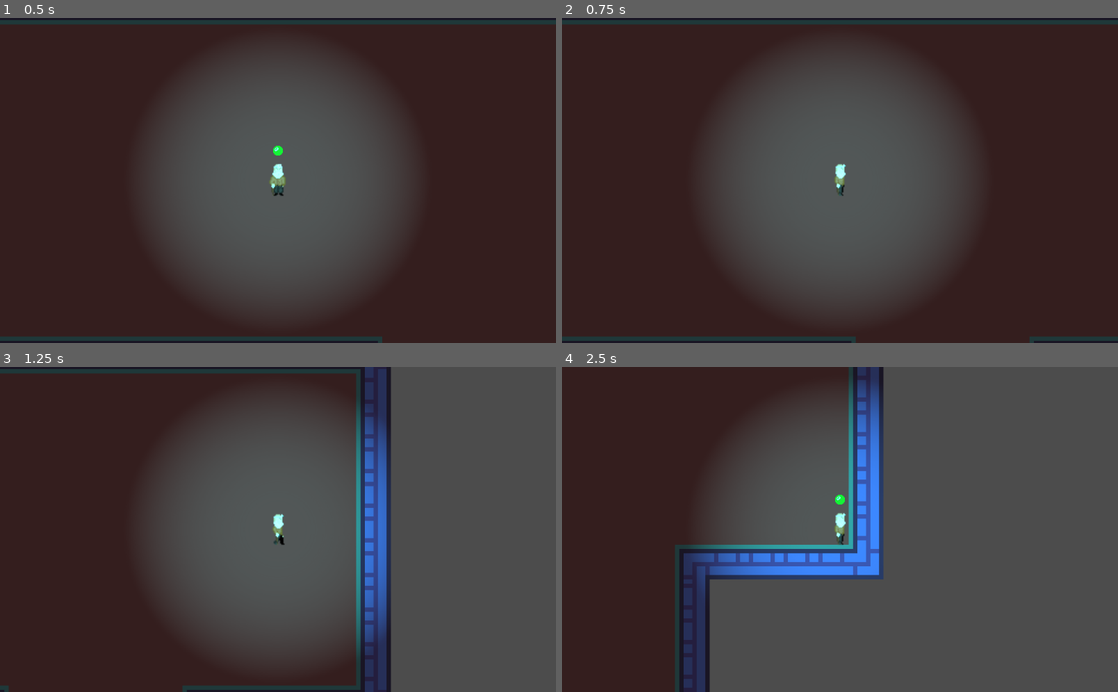
Above: before the commit, frames 1-4 (two rows, left to right).
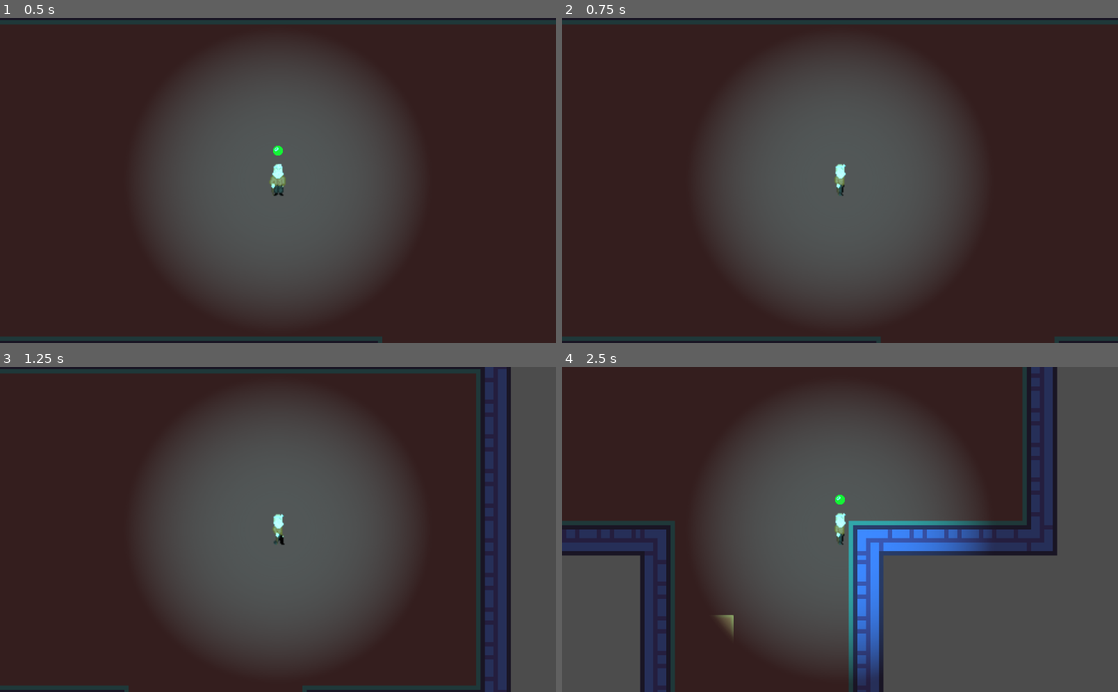
Above: after the commit, the same moments.

Repository: jamesw98/exploration_a
Game: Godot game, scene res://src/Main.tscn
Same seed, same stepped clock (60 frames per second), same inputs: the game is played once before the commit and once after it. The project has no main scene, so this scene is started directly.
Inputs:
- Up to frame 1 (0.5 s): no input
- Up to frame 2 (0.75 s): tap Enter at 0.5 s; hold D (move_right) from 0.53 s (still down); tap Shift (dash) at 0.6 s
- Up to frame 3 (1.25 s): keep holding D (move_right)
- Up to frame 4 (2.5 s): release D (move_right) at 1.28 s; hold S (move_down) 1.28-2.03 s; tap Shift (dash) at 1.35, 2.1 s; hold D (move_right) from 2.03 s (still down)

Frame 1 is identical in both runs. In frame 2, 0.2% of the frame differs, in the area x 52-90%, y 98-100%; in frame 3, 28%; in frame 4, 40%, in the area x 0-90%, y 0-100%.

Commit message:
tweaked dashing, added comments

Diff:
--- a/src/scripts/Player.gd
+++ b/src/scripts/Player.gd
@@ -14,35 +14,45 @@
 onready var sprite := get_node("player_anim")
 var last_dir := "walk_right"
 
+# runs every frame
 func _physics_process(delta) -> void:
+	# gets the direction the player is moving
 	var direction := calculate_move_direction()
 
+	# animate the player sprite
 	animate(direction)
 
+	# if the dash button is pressed, and the player isn't already dashing, start dashing
 	if Input.is_action_just_pressed("dash") and not dashing:
-		toggle_dot()
-		speed = speed * 3
+		toggle_dot() # turns off the stamina dot
+		speed = speed * 2 # adjusts movement speed
 		dashing = true
 
+	# only dash for a certain period of time
 	if dashing:
 		dash_time -= 1
 
+	# once dash time is over, reset speed and start cooldown
 	if dash_time <= 0:
 		speed = base_speed
 		cooling_down = true
 		dashing = false
 
+	# cooldown
 	if cooling_down:
 		dash_cooldown -= 1
+
+		# once cooldown is over, renable dashing and turn the dot back on
 		if (dash_cooldown <= 0):
 			toggle_dot()
 			cooling_down = false
+			# reset cooldowns and dash duration
 			dash_cooldown = base_dash_cooldown
 			dash_time = base_dash_time
 
 	move_and_slide(direction * speed)
 
-# ugly, ugly code
+# ugly, ugly code, used to animate the character sprite
 func animate(direction: Vector2):
 	if direction.x > 0 and direction.y == 0:
 		sprite.play("walk_right")
@@ -64,10 +74,11 @@
 		sprite.play("walk_down")
 		sprite.stop()
 
-
+# turns the dash dot on or off
 func toggle_dot():
 	get_node("dash").visible = not get_node("dash").visible
 
+# does what it says
 func calculate_move_direction() -> Vector2:
 	return Vector2(
 		Input.get_action_strength("move_right") - Input.get_action_strength("move_left"),
